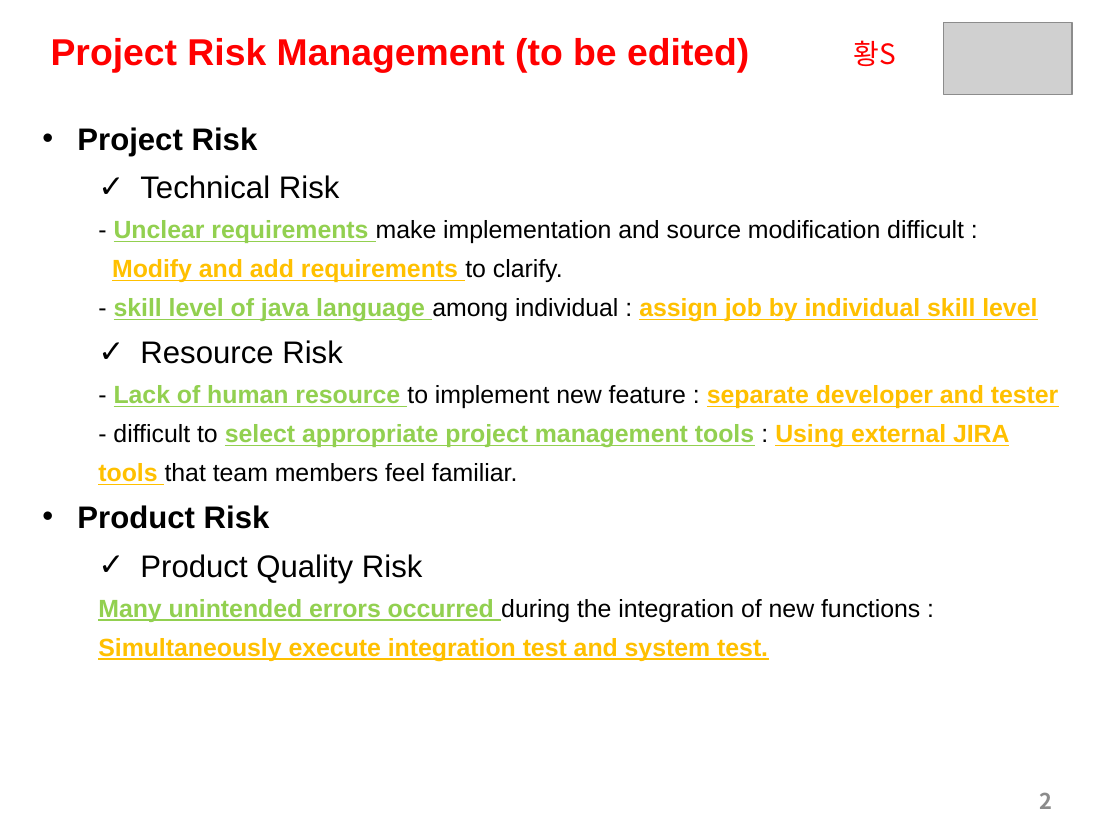
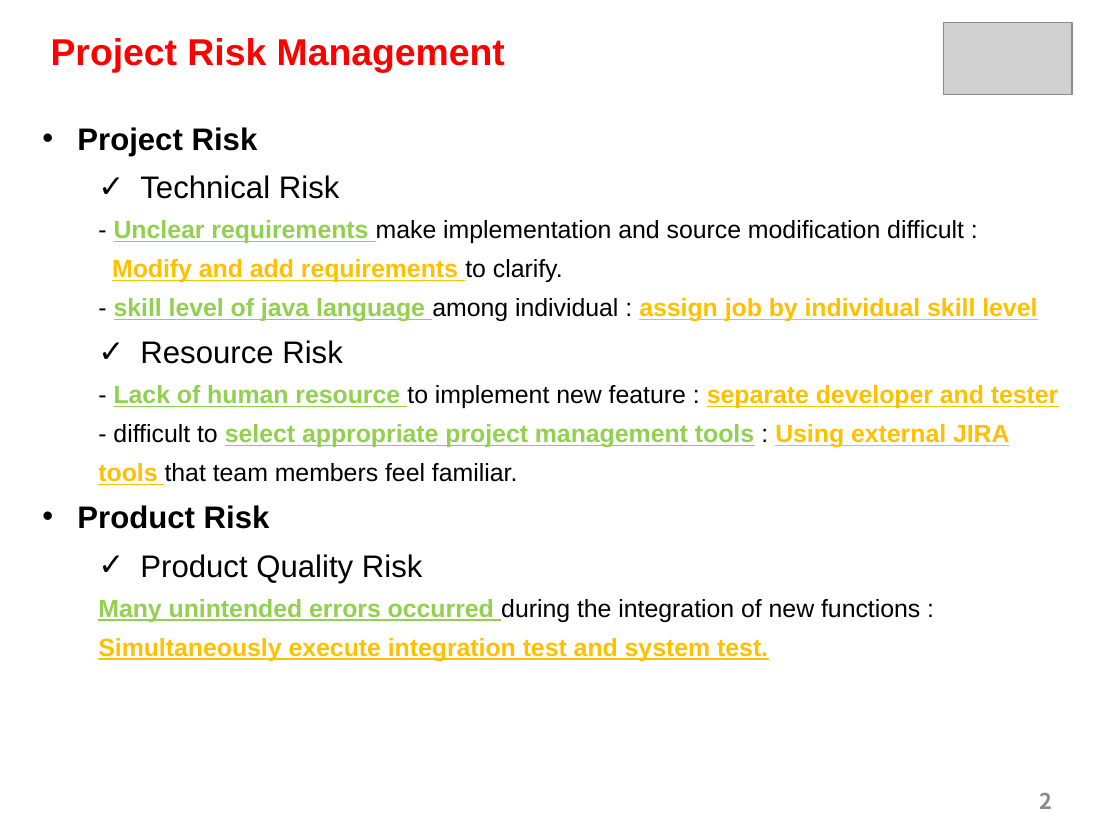
Before and after one commit to sunghochin/share_doc, a slide deck: slide 2 of bts_final-presentaion_0801_draft3_HY.pptx. Drawn at 1120x840 pixels with LibreOffice and Linux fonts; fonts in the diff are those of the drawing; grey boxes stand for pictures. Boxes give left, top, right and bottom in pixels: in the first picture for what was removed or moved away, otherwise in the second. Text is boxed around its words. In the diff, an @@ line names an element or a change of style, - is before the commit and + after.

```diff
--- a/bts_final-presentaion_0801_draft3_HY.pptx
+++ b/bts_final-presentaion_0801_draft3_HY.pptx
@@ text at bbox=[51, 38, 505, 73]: text changed @@
-Project Risk Management (to be edited)
+Project Risk Management
@@ text removed at bbox=[853, 40, 895, 66] @@
-황S
```
Also in this commit, not shown: 3 other slides changed, 1 slide removed.
